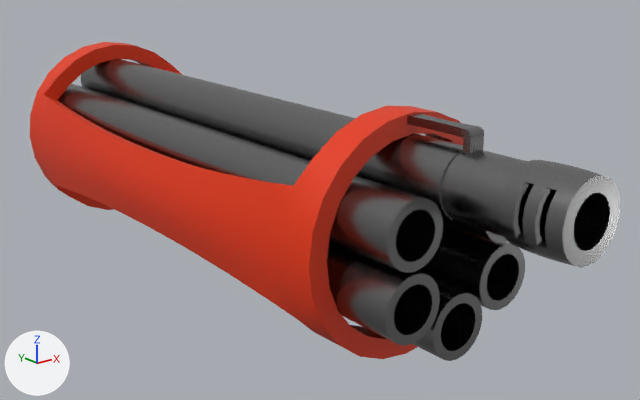
The Blender file Assets/Modeling/Arm Cannon.blend: old version first, new version second.
Camera for both pictures: a 50 mm lens placed at (-3.29, -6.93, 1.67), pointed at (0.24, -2.51, -0.09). Arrows for +X, +Y and +Z are at lower left; the lights stay in place.

Names of what the first picture shows: 'Barrels', 'Muzzle', 'Shield'.
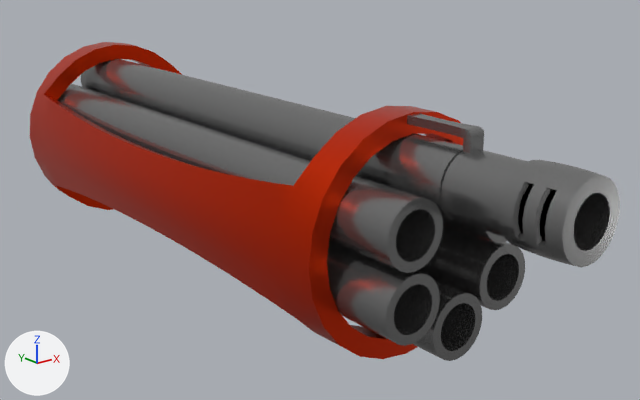
The newer file is also rescaled (x0.2) as a whole; pictures and numbers use the older file's frame.

The change, as JSON lines over the scene's bpy script:
```json
{"op": "set", "path": "mat_handcannon_barrels.metallic", "old": "1.0", "new": "0.8"}
{"op": "set", "path": "mat_handcannon_barrels.roughness", "old": "0.25", "new": "0.2"}
{"op": "set", "path": "mat_handcannon_shield.roughness", "old": "0.5", "new": "0.3"}
{"op": "set", "path": "mat_handcannon_shield.metallic", "old": "0.0", "new": "0.9"}
```

Pixel boxes (x1, y1, x2, y2) of what changed, in the pictures (640 x 400 px):
```json
{"object": "Barrels", "change": "surface changed", "before": [58, 59, 525, 353], "after": [58, 59, 525, 353]}
{"object": "Shield", "change": "surface changed", "before": [30, 42, 463, 359], "after": [30, 42, 463, 359]}
{"object": "Muzzle", "change": "surface changed", "before": [407, 113, 620, 267], "after": [407, 113, 620, 267]}
```
